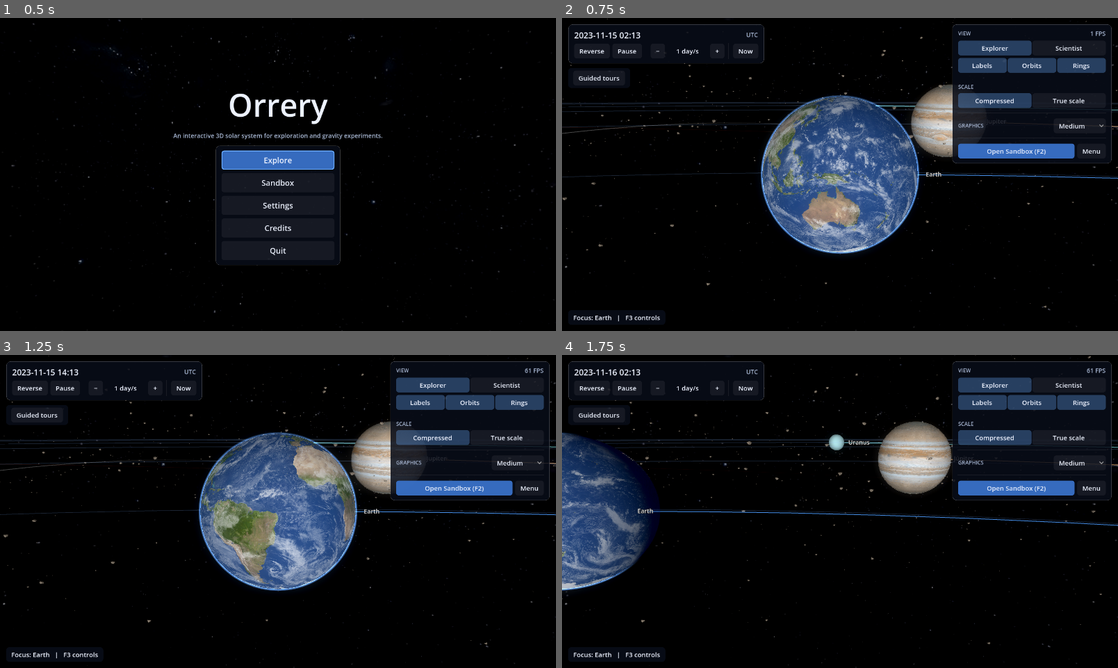
Above: before the commit, frames 1-4 (two rows, left to right).
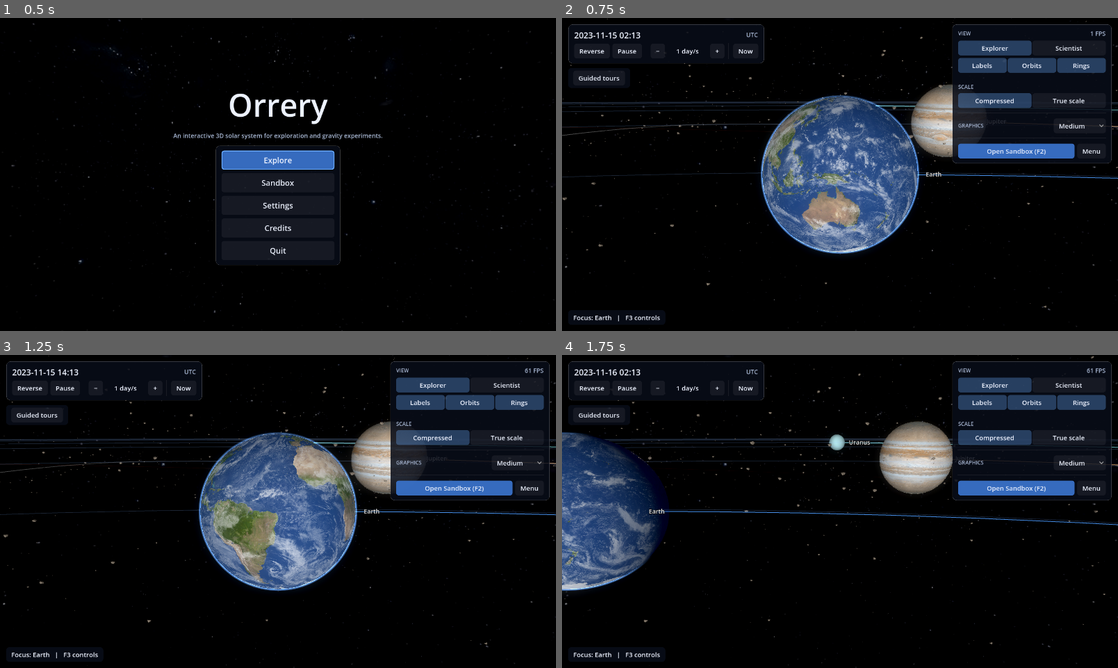
Above: after the commit, the same moments.

Repository: Ablebil/orrery
Game: Godot game, scene res://modes/menu/main_menu.tscn
Same seed, same stepped clock (60 frames per second), same inputs: the game is played once before the commit and once after it.
Inputs (mouse positions are in pixels of both pictures, inside the frame that each line leads up to):
- Up to frame 1 (0.5 s): no input
- Up to frame 2 (0.75 s): click "Explore" at 0.5 s
- Up to frame 3 (1.25 s): no input
- Up to frame 4 (1.75 s): tap Enter at 1.25 s; move the mouse to (962, 495) at 1.27 s; hold D (move_right) from 1.28 s (still down); hold Shift (boost) from 1.28 s (still down); click (962, 495) at 1.42 s

Frame 1 is identical in both runs. In frame 2, 0.3% of the frame differs, in the area x 0-100%, y 26-38%; in frame 3, 0.3%; in frame 4, 5.1%, in the area x 0-100%, y 0-93%.

Commit message:
feat(render): space moon orbits by parent size and add a 40 AU distance ring

Diff:
--- a/godot/render/reference_rings.gd
+++ b/godot/render/reference_rings.gd
@@ -1,7 +1,7 @@
 class_name ReferenceRings
 extends MeshInstance3D
 
-const RING_RADII_AU: Array[float] = [0.25, 0.5, 1.0, 2.0, 5.0, 10.0, 20.0, 30.0]
+const RING_RADII_AU: Array[float] = [0.25, 0.5, 1.0, 2.0, 5.0, 10.0, 20.0, 30.0, 40.0]
 const SEGMENTS := 160
 const RING_COLOR := Color(0.6, 0.75, 1.0, 0.2)
 
--- a/godot/render/scale_mapper.gd
+++ b/godot/render/scale_mapper.gd
@@ -9,8 +9,8 @@
 const PLANET_ORBIT_BASE := 10.0
 const PLANET_ORBIT_FACTOR := 18.0
 const PLANET_ORBIT_EXPONENT := 0.55
-const MOON_ORBIT_GAP := 2.0
-const MOON_ORBIT_SPREAD := 1.0
+const MOON_ORBIT_BASE := 1.4
+const MOON_ORBIT_SPREAD := 1.8
 
 var mode: Mode = Mode.COMPRESSED
 
@@ -44,4 +44,4 @@
 	if parent.kind == "star":
 		return heliocentric_units(distance_km)
 	var ratio := maxf(distance_km / parent.radius_km, 1.0)
-	return radius(parent) + MOON_ORBIT_GAP + MOON_ORBIT_SPREAD * log(ratio) / log(10.0)
+	return radius(parent) * (MOON_ORBIT_BASE + MOON_ORBIT_SPREAD * log(ratio) / log(10.0))
